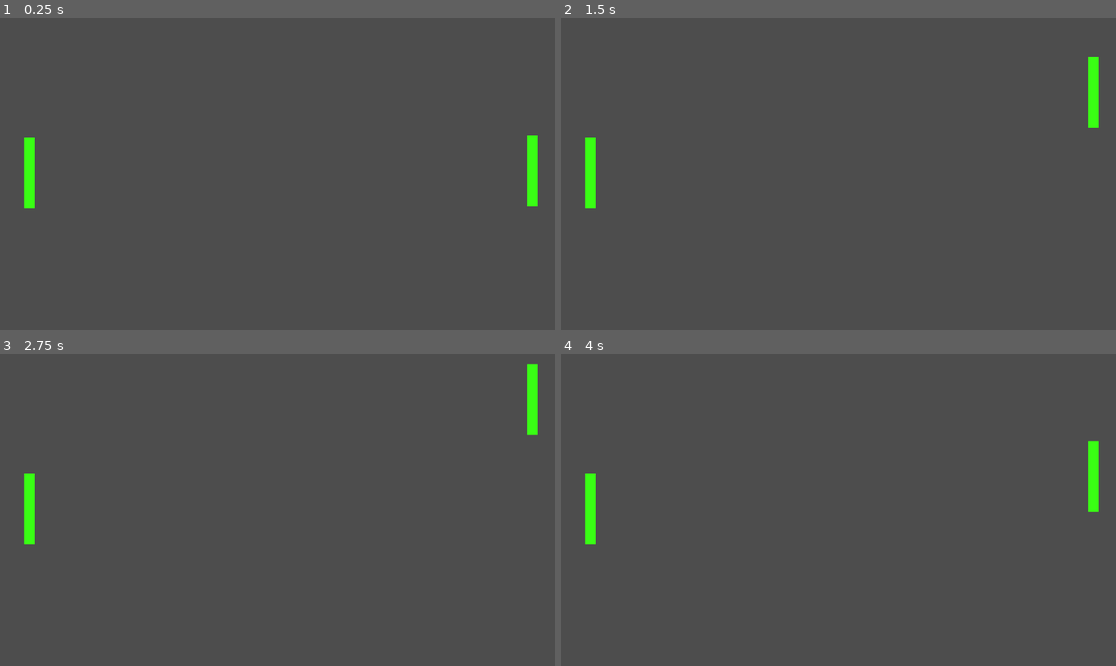
Above: before the commit, frames 1-4 (two rows, left to right).
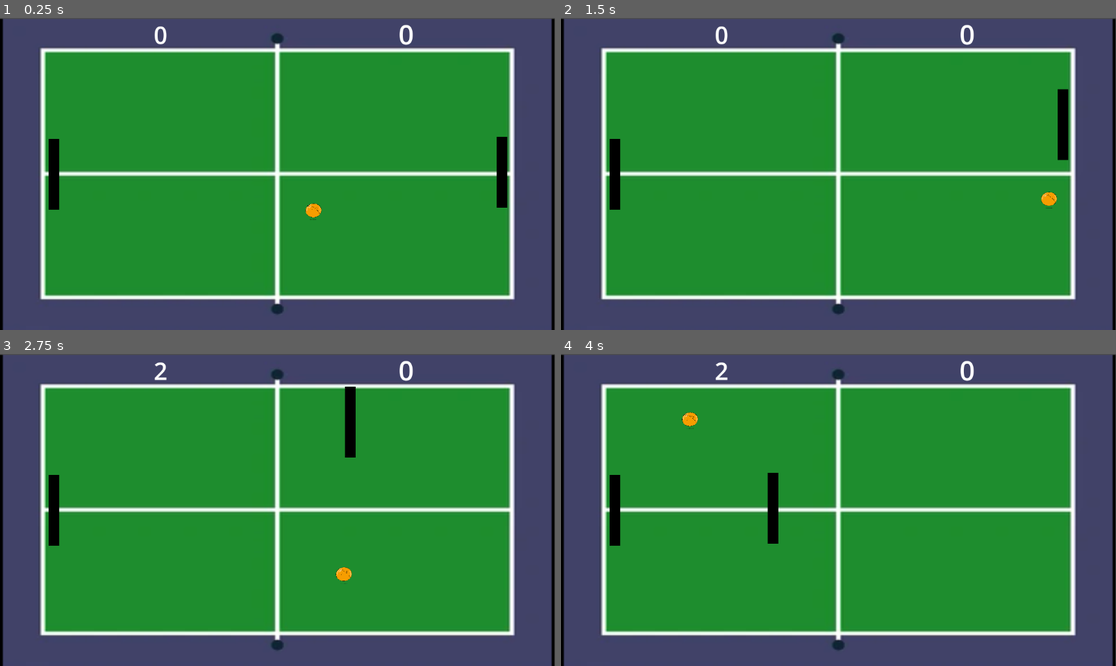
Above: after the commit, the same moments.

Repository: lautyscanio/Videojuegos-TP1-Scanio
Game: Godot game, scene res://Scenes/cancha.tscn
The game is run twice, just before and just after one commit, with the same random seed, the same clock (stepped at 60 frames per second) and the same inputs.
Inputs:
- Up to frame 1 (0.25 s): no input
- Up to frame 2 (1.5 s): hold Up (ui_up) 0.53-1.28 s; hold Down (ui_down) from 1.28 s (still down)
- Up to frame 3 (2.75 s): release Down (ui_down) at 2.03 s; hold Up (ui_up) from 2.03 s (still down)
- Up to frame 4 (4 s): release Up (ui_up) at 3.53 s; hold Down (ui_down) from 3.53 s (still down)

The runs differ from the first frame. In frame 1, 98% of the frame differs, in the area x 0-100%, y 0-100%; in frame 2, 98%; in frame 3, 98%; in frame 4, 98%.

Commit message:
le agruegue las funcs de puntaje, agregue la pelota y que se termine el juego a llegar a 5 pts

Diff:
--- a/pong/Scenes/cancha.tscn
+++ b/pong/Scenes/cancha.tscn
@@ -1,16 +1,47 @@
 [gd_scene format=3 uid="uid://l81s0747vc43"]
 
+[ext_resource type="Script" uid="uid://cqjse8nn7wsso" path="res://Scripts/cancha.gd" id="1_fkth8"]
+[ext_resource type="Script" uid="uid://bk3fj3dqeh0eu" path="res://Scripts/arco.gd" id="1_o0phj"]
+[ext_resource type="Texture2D" uid="uid://ds7qr0125kpvt" path="res://cancha.png" id="1_o0y13"]
 [ext_resource type="PackedScene" uid="uid://bjua1hhlur5v" path="res://Scenes/tabla.tscn" id="1_vbgog"]
+[ext_resource type="PackedScene" uid="uid://omwifxoxcb4m" path="res://Scenes/pelota.tscn" id="3_8roi0"]
+
+[sub_resource type="SegmentShape2D" id="SegmentShape2D_fkth8"]
+a = Vector2(1069, 67)
+b = Vector2(1069, 588)
+
+[sub_resource type="SegmentShape2D" id="SegmentShape2D_e0md7"]
+a = Vector2(84, 63)
+b = Vector2(84, 585)
 
 [sub_resource type="SegmentShape2D" id="SegmentShape2D_o0y13"]
-a = Vector2(1160, 0)
-b = Vector2(0, 0)
+a = Vector2(1060, 67)
+b = Vector2(87, 67)
 
 [sub_resource type="SegmentShape2D" id="SegmentShape2D_8roi0"]
-a = Vector2(1149, 650)
-b = Vector2(0, 650)
+a = Vector2(994, 634)
+b = Vector2(12, 634)
 
 [node name="Cancha" type="Node2D" unique_id=302935609]
+script = ExtResource("1_fkth8")
+
+[node name="arcoDerecho" type="Area2D" parent="." unique_id=1784356821]
+
+[node name="CollisionShape2D" type="CollisionShape2D" parent="arcoDerecho" unique_id=1345622528]
+shape = SubResource("SegmentShape2D_fkth8")
+debug_color = Color(0.93875855, 1.6460717e-05, 0.624459, 0.41960785)
+
+[node name="arcoIzquierdo" type="Area2D" parent="." unique_id=1455414542]
+script = ExtResource("1_o0phj")
+
+[node name="CollisionShape2D" type="CollisionShape2D" parent="arcoIzquierdo" unique_id=1533983140]
+shape = SubResource("SegmentShape2D_e0md7")
+debug_color = Color(0.92396194, 5.1499905e-05, 0.6837314, 0.41960785)
+
+[node name="Sprite2D" type="Sprite2D" parent="." unique_id=1010501410]
+position = Vector2(575.5, 327)
+scale = Vector2(2.9588687, 2.5096526)
+texture = ExtResource("1_o0y13")
 
 [node name="Techo" type="StaticBody2D" parent="." unique_id=1533716025]
 
@@ -21,13 +52,43 @@
 [node name="Piso" type="StaticBody2D" parent="." unique_id=64286294]
 
 [node name="CollisionShape2D" type="CollisionShape2D" parent="Piso" unique_id=2018691148]
+position = Vector2(73, -49)
 shape = SubResource("SegmentShape2D_8roi0")
 debug_color = Color(0, 0.32156864, 0.45882353, 0.9607843)
 
 [node name="Jugador 1" parent="." unique_id=1567447064 instance=ExtResource("1_vbgog")]
-position = Vector2(9, 4)
+position = Vector2(60, 7)
 tecla_arriba = "w"
 tecla_abajo = "s"
 
 [node name="Jugador 2" parent="." unique_id=1579735162 instance=ExtResource("1_vbgog")]
-position = Vector2(1053, 0)
+position = Vector2(990, 3)
+
+[node name="Pelota" parent="." unique_id=297130494 instance=ExtResource("3_8roi0")]
+position = Vector2(179, 150)
+
+[node name="Puntaje1" type="Label" parent="." unique_id=1854295771]
+offset_left = 319.0
+offset_right = 359.0
+offset_bottom = 69.0
+theme_override_font_sizes/font_size = 50
+text = "0"
+
+[node name="Puntaje2" type="Label" parent="." unique_id=1459826182]
+offset_left = 827.0
+offset_top = -5.0
+offset_right = 867.0
+offset_bottom = 72.0
+theme_override_font_sizes/font_size = 56
+text = "0"
+
+[node name="fraseGanadora" type="Label" parent="." unique_id=613561104]
+offset_left = 156.0
+offset_top = 252.0
+offset_right = 1167.0
+offset_bottom = 482.0
+theme_override_colors/font_color = Color(0, 0, 0, 1)
+theme_override_font_sizes/font_size = 50
+
+[connection signal="body_entered" from="arcoDerecho" to="arcoIzquierdo" method="_on_arco_derecho_body_entered"]
+[connection signal="body_entered" from="arcoIzquierdo" to="arcoIzquierdo" method="_on_arco_body_entered"]
--- /dev/null
+++ b/pong/Scenes/pelota.tscn
@@ -0,0 +1,19 @@
+[gd_scene format=3 uid="uid://omwifxoxcb4m"]
+
+[ext_resource type="Script" uid="uid://c1xvoeb5srhl1" path="res://Scripts/pelota.gd" id="1_usuhk"]
+[ext_resource type="Texture2D" uid="uid://bikqtvaku4ixl" path="res://table-tennis-ball-.png" id="2_xvw5w"]
+
+[sub_resource type="CircleShape2D" id="CircleShape2D_rb83p"]
+radius = 17.088007
+
+[node name="Pelota" type="CharacterBody2D" unique_id=297130494]
+script = ExtResource("1_usuhk")
+
+[node name="CollisionShape2D" type="CollisionShape2D" parent="." unique_id=1799484572]
+position = Vector2(400, 178)
+shape = SubResource("CircleShape2D_rb83p")
+
+[node name="Sprite2D" type="Sprite2D" parent="CollisionShape2D" unique_id=2067029912]
+position = Vector2(1.0000305, 0.99998474)
+scale = Vector2(0.059375033, 0.051249962)
+texture = ExtResource("2_xvw5w")
--- a/pong/Scenes/tabla.tscn
+++ b/pong/Scenes/tabla.tscn
@@ -18,4 +18,4 @@
 offset_top = -73.25
 offset_right = 11.0
 offset_bottom = 73.75
-color = Color(0.22352941, 1, 0.078431375, 1)
+color = Color(0, 0, 0, 1)
--- /dev/null
+++ b/pong/Scripts/arco.gd
@@ -0,0 +1,21 @@
+extends Area2D
+
+# Esta es la función que Godot creó y conectó automáticamente
+
+func _on_arco_body_entered(body: Node2D) -> void:
+	if body.name == "Pelota":
+
+		# Le suma el punto al jugador correspondiente (asegúrate de que diga 1 o 2 según la portería)
+		get_parent().anotar_punto(2)
+
+		# Le damos la orden a la pelota para que ejecute su nueva función
+		body.reiniciar()
+
+func _on_arco_derecho_body_entered(body: Node2D) -> void:
+	if body.name == "Pelota":
+
+		# Le suma el punto al jugador correspondiente (asegúrate de que diga 1 o 2 según la portería)
+		get_parent().anotar_punto(1)
+
+		# Le damos la orden a la pelota para que ejecute su nueva función
+		body.reiniciar()
--- /dev/null
+++ b/pong/Scripts/cancha.gd
@@ -0,0 +1,22 @@
+extends Node2D # (o el tipo de nodo que sea tu Cancha)
+
+# Variables para llevar la cuenta
+var puntos_j1: int = 0
+var puntos_j2: int = 0
+
+# Esta función será llamada por las porterías cuando la pelota entre
+func anotar_punto(jugador: int):
+	if jugador == 1:
+		puntos_j1 += 1
+		# Actualizamos el texto en la pantalla. Usamos $ para referirnos al nodo hijo.
+		$Puntaje1.text = str(puntos_j1)
+	elif jugador == 2:
+		puntos_j2 += 1
+		$Puntaje2.text = str(puntos_j2)
+
+	# Verificamos si alguien llegó a 5
+	if puntos_j1 >= 5 or puntos_j2 >= 5:
+		$fraseGanadora.text=str("Juego terminado, gano el jugador ", jugador)
+		print("¡Juego Terminado! Ganó el jugador ", jugador)
+		# Pausa todo el juego para que la pelota y los jugadores no se muevan más
+		get_tree().paused = true
--- /dev/null
+++ b/pong/Scripts/pelota.gd
@@ -0,0 +1,37 @@
+extends CharacterBody2D
+
+# Velocidad a la que se mueve la pelota
+var speed: float = 400.0
+# Dirección inicial (Vector2(1, 1) significa diagonal hacia abajo y a la derecha)
+var direction: Vector2 = Vector2(1, 1).normalized()
+
+func _physics_process(delta):
+	# move_and_collide mueve la pelota y guarda la información si detecta un choque
+	#se multiplica por delta para que la velocidad sea igual en todas las computadoras
+	var colision = move_and_collide(direction * speed * delta)
+
+	# Si la variable tiene información (es decir, chocamos con el Techo, Suelo o Tabla)...
+	if colision:
+		# Calculamos el rebote perfecto usando la física matemática (bounce)
+		# 'get_normal()' detecta desde qué ángulo golpeó la superficie
+		direction = direction.bounce(colision.get_normal())
+
+		# (Opcional) Aumentamos un poquito la velocidad con cada rebote para subir la dificultad
+		speed += 20.0
+
+
+func reiniciar():
+	# 1. Calculamos el centro exacto sin importar el tamaño de tu pantalla.
+	# get_viewport_rect().size obtiene el ancho y alto total, y lo dividimos a la mitad (/ 2.0)
+	global_position = get_viewport_rect().size / 2.0
+
+	# 2. Creamos una lista con las opciones: 1 (positivo) y -1 (negativo)
+	var opciones = [1, -1]
+
+	# 3. Godot elige al azar para X y para Y
+	var direccion_x_al_azar = opciones.pick_random()
+	var direccion_y_al_azar = opciones.pick_random()
+
+	# 4. Aplicamos la nueva dirección y la velocidad original
+	direction = Vector2(direccion_x_al_azar, direccion_y_al_azar).normalized()
+	speed = 400.0
--- a/pong/project.godot
+++ b/pong/project.godot
@@ -15,6 +15,19 @@
 config/features=PackedStringArray("4.6", "Forward Plus")
 config/icon="res://icon.svg"
 
+[input]
+
+w={
+"deadzone": 0.2,
+"events": [Object(InputEventKey,"resource_local_to_scene":false,"resource_name":"","device":-1,"window_id":0,"alt_pressed":false,"shift_pressed":false,"ctrl_pressed":false,"meta_pressed":false,"pressed":false,"keycode":0,"physical_keycode":87,"key_label":0,"unicode":119,"location":0,"echo":false,"script":null)
+]
+}
+s={
+"deadzone": 0.2,
+"events": [Object(InputEventKey,"resource_local_to_scene":false,"resource_name":"","device":-1,"window_id":0,"alt_pressed":false,"shift_pressed":false,"ctrl_pressed":false,"meta_pressed":false,"pressed":false,"keycode":0,"physical_keycode":83,"key_label":0,"unicode":115,"location":0,"echo":false,"script":null)
+]
+}
+
 [physics]
 
 3d/physics_engine="Jolt Physics"
Not shown, added: pong/Scripts/arco.gd.uid
Not shown, added: pong/Scripts/cancha.gd.uid
Not shown, added: pong/Scripts/pelota.gd.uid
Binary file added: pong/cancha.png
Not shown, added: pong/cancha.png.import
Binary file added: pong/table-tennis-ball-.png
Not shown, added: pong/table-tennis-ball-.png.import
